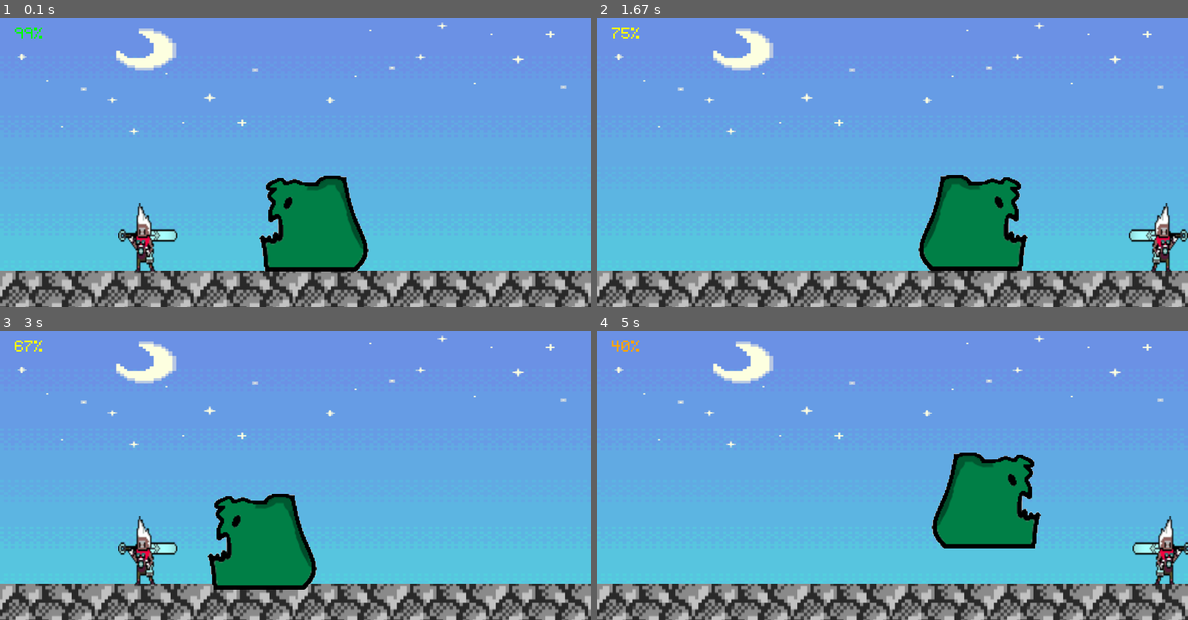
Above: before the commit, frames 1-4 (two rows, left to right).
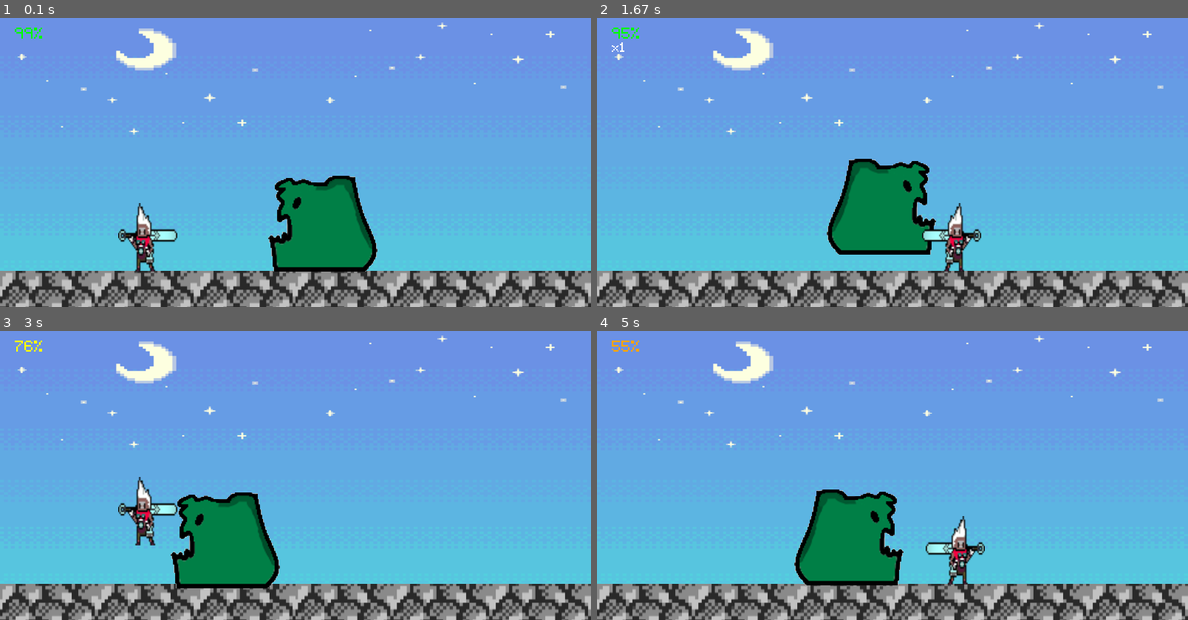
Above: after the commit, the same moments.

Repository: WINDKING-1/TheDasher
Game: pygame game, started from The dasher code.py
The game is run twice, just before and just after one commit, with the same random seed, the same clock (stepped at 60 frames per second) and the same inputs.
Inputs (mouse positions are in pixels of both pictures, inside the frame that each line leads up to):
- Up to frame 1 (0.1 s): no input
- Up to frame 2 (1.67 s): hold Right 0.33-0.8 s; click (868, 174) at 0.88 s; hold Right 1.17-1.63 s
- Up to frame 3 (3 s): hold Left 1.67-2.2 s; hold Left 2.23-2.63 s; tap Space at 2.67 s
- Up to frame 4 (5 s): hold Right 3-3.63 s; hold Left 3.67-4.13 s; hold Right 4.17-4.63 s; hold Right from 4.67 s (still down)

The runs differ from the first frame. In frame 1, 2.1% of the frame differs, in the area x 43-64%, y 54-88%; in frame 2, 11%; in frame 3, 6.8%; in frame 4, 11%, in the area x 2-100%, y 3-89%.

Commit message:
Update The dasher code.py

Diff:
--- a/The dasher code.py
+++ b/The dasher code.py
@@ -40,15 +40,15 @@
 monster_2=pygame.image.load(r"monster2.png").convert_alpha()
 gameover_surf=pygame.image.load(r"gameover2.png").convert_alpha()
 Monster_rect=Monster.get_rect(midbottom=(450,352))
-fps_value2=1500 #totally not sus
 monster_aircount=0
-Monster_jump_timer = 110
+Monster_jump_timer = 100
 monster_jump=0.7
 monster_movespeed=2.5
 monster_fallspeed=9
 monster_charged=False
 monster_jump_damdge=15
 monster_health=200
+monster_mad=False
 
 player_surf=pygame.image.load(r'e3.png').convert_alpha()
 player_rect=player_surf.get_rect(midbottom=(200,352))
@@ -87,11 +87,13 @@
     global monster_2
     global monster_surf
     global monster_health
-    if monster_health>=80:
+    global monster_mad
+    if monster_health>=140:
         monster_surf=Monster
-    elif monster_health>=40:
+    elif monster_health>=110:
         monster_surf=monster_1
-    elif 0<monster_health<40:
+        monster_mad=True
+    elif 0<monster_health<100:
         monster_surf=monster_2
     else:
         winscreen()
@@ -242,18 +244,32 @@
     global monster_aircount
     global Monster_rect
     global monster_charged
-
-    if Monster_jump_timer >= 0:
-        Monster_jump_timer -= 1
-
-    if Monster_jump_timer <= 0:
-        monster_aircount = -34
-        Monster_jump_timer = 150
-        monster_charged=True
-
-    if monster_aircount < 0:
-        Monster_rect.y += monster_aircount * monster_jump
-        monster_aircount += 1
+    global monster_health
+    global monster_mad
+    if monster_mad:
+        if Monster_jump_timer >= 0:
+            Monster_jump_timer -= 1
+
+        if Monster_jump_timer <= 0:
+            monster_aircount = -35
+            Monster_jump_timer = 70
+            monster_charged=True
+
+        if monster_aircount < 0:
+            Monster_rect.y += monster_aircount * monster_jump
+            monster_aircount += 1
+    else:
+        if Monster_jump_timer >= 0:
+            Monster_jump_timer -= 1
+
+        if Monster_jump_timer <= 0:
+            monster_aircount = -33
+            Monster_jump_timer = 130
+            monster_charged=True
+
+        if monster_aircount < 0:
+            Monster_rect.y += monster_aircount * monster_jump
+            monster_aircount += 1
 
 def monster_movement_system():
     global Monster_rect
@@ -280,10 +296,12 @@
             monster_health-=player_attack_damdge
             # print(monster_health)
             combo_count+=1
+
     elif player_rect.x-Monster_rect.x>=-30 and player_rect.x-Monster_rect.x<=95:
         monster_health-=player_attack_damdge
         # print(monster_health)
         combo_count+=1
+
     if combo_count>=4:
         player_health+=3
 
@@ -296,6 +314,7 @@
             if attack_cd==0:
                 attack_cd+=25
                 player_attack()
+
     player_dead_check()
 
     if attack_cd!=0:
@@ -373,10 +392,14 @@
             monster_charged=False
             if Monster_rect.x-player_rect.x<=120 and Monster_rect.x-player_rect.x>=-205:
                 if Monster_rect.y-player_rect.y<=65:
-                    player_health-=monster_jump_damdge
+                    if monster_mad:
+                        player_health-=monster_jump_damdge/1.5
+                    else:
+                        player_health-=monster_jump_damdge
                     combo_reset()
                     got_hit_count+=1
                     #print("hit number",got_hit_count)
+
 
     if Alive:
         if player_rect.colliderect(Ground_rect):
@@ -414,17 +437,17 @@
     else:
         player_surf = playerright
 
-    if monster_left and monster_health>=80:
+    if monster_left and monster_health>=140:
         Monster=monster_left_surf
     else:
         Monster=monster_right_surf
 
-    if monster_left and monster_health>=40:
+    if monster_left and monster_health>=100:
         monster_1=monster_left_surf1
     else:
         monster_1=monster_right_surf1
 
-    if monster_left and monster_health<40:
+    if monster_left and monster_health<100:
         monster_2=monster_left_surf2
     else:
         monster_2=monster_right_surf2
@@ -442,7 +465,6 @@
         player_teleport()
     else:
         wall_limet()
-
     player_y_min()
     if Alive:
         combo_coloring()
@@ -452,4 +474,4 @@
     monster_skin()
 
     pygame.display.update()
-    fps.tick(fps_value2) #Surely i didn't change it and added 2 to the name...
+    fps.tick(fps_value)
